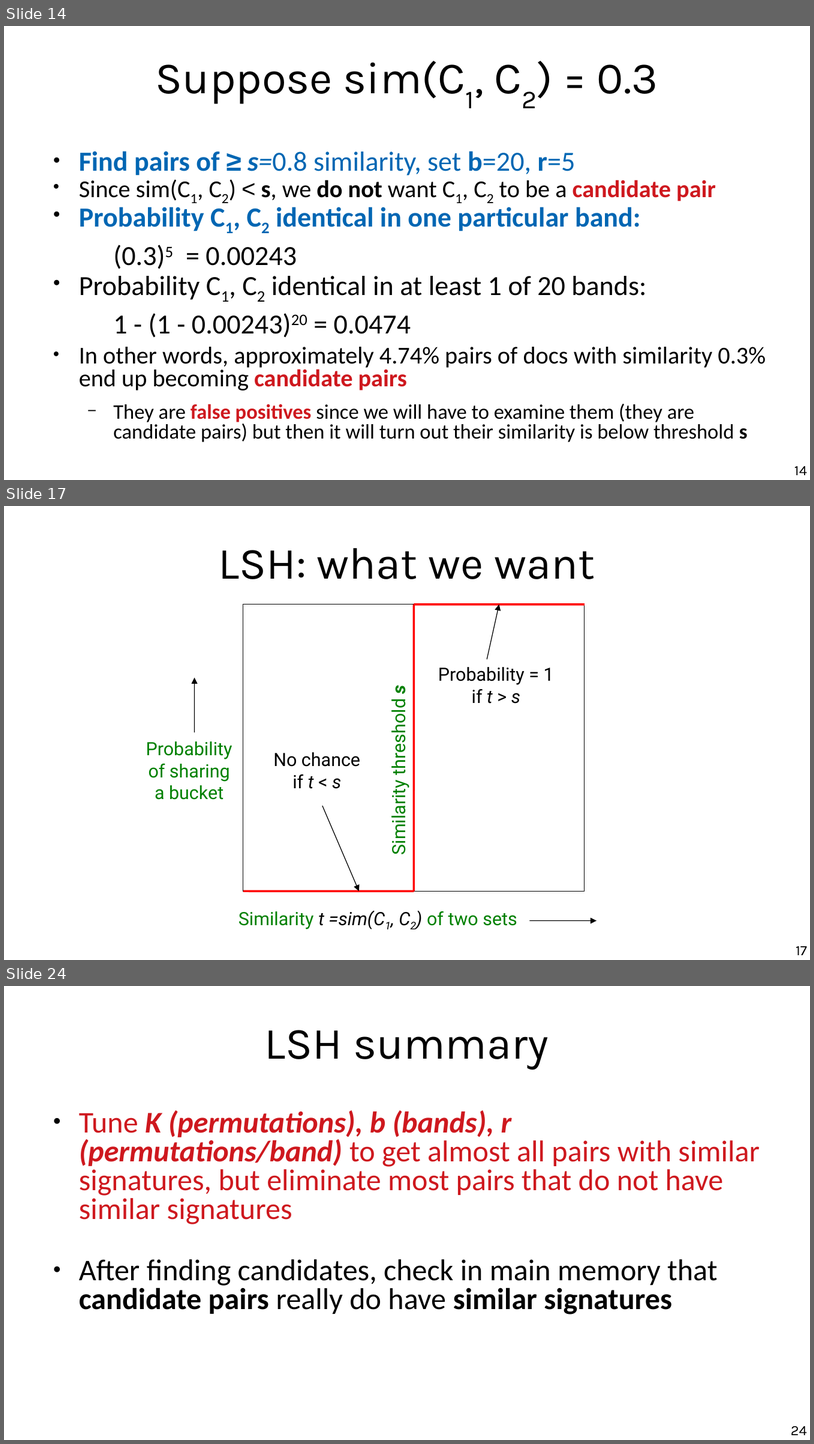
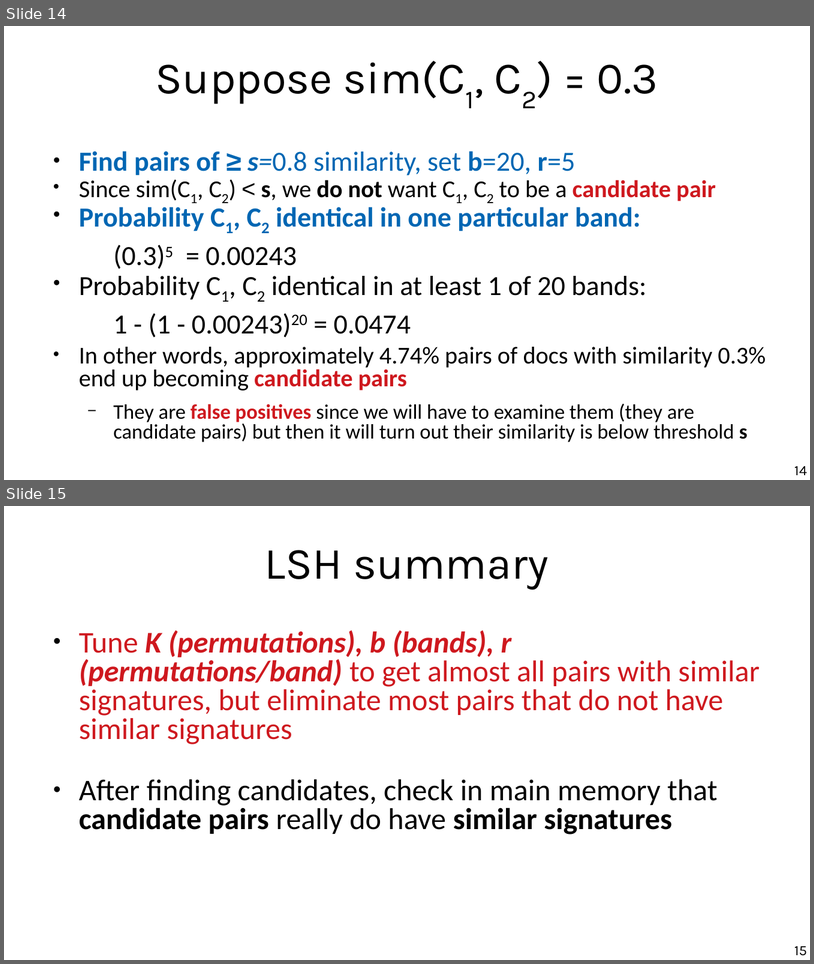
Before and after one commit to chatox/data-mining-course, a slide deck: theory/tt09_locality_sensitive_hashing.odp. Shown one above the other, each under a label of ours: slides 14, 17 and 24 before the commit, slides 14 and 15 after it; the slides between them are not shown. The pictures are 814x1444 and 814x964 pixels, drawn with LibreOffice and Linux fonts; fonts in the diff are those of the drawing. Boxes give left, top, right and bottom in pixels: in the first picture for what was removed or moved away, otherwise in the second. Text is boxed around its words. In the diff, an @@ line names an element or a change of style, - is before the commit and + after.

```diff
--- a/theory/tt09_locality_sensitive_hashing.odp
+++ b/theory/tt09_locality_sensitive_hashing.odp
@@ slide 17 removed at bbox=[4, 506, 810, 960], background #FFFFFF @@
@@ title removed at bbox=[219, 548, 595, 579] @@
-LSH: what we want
@@ rectangle removed at bbox=[243, 604, 585, 891] @@
@@ line removed from (414, 891) to (414, 604) @@
@@ line removed from (414, 604) to (585, 604) @@
@@ arrow removed from (487, 659) to (500, 604) @@
@@ text removed at bbox=[438, 667, 554, 703] @@
-Probability = 1 if t > s
@@ arrow removed from (194, 732) to (195, 677) @@
@@ text removed at bbox=[386, 685, 410, 853] @@
-Similarity threshold s
@@ text removed at bbox=[146, 741, 233, 799] @@
-Probability
-of sharing
-a bucket
@@ text removed at bbox=[273, 752, 360, 789] @@
-No chance
-if t < s
@@ arrow removed from (323, 805) to (359, 891) @@
@@ line removed from (243, 891) to (414, 891) @@
@@ text removed at bbox=[239, 910, 518, 929] @@
-Similarity t =sim(C1, C2) of two sets
@@ arrow removed from (530, 920) to (597, 920) @@
@@ page number removed at bbox=[796, 946, 807, 955] @@
-17
@@ what was slide 24 is now slide 15 @@
@@ page number at bbox=[795, 946, 807, 955]: text changed @@
-24
+15
```
Also in this commit, not shown: 8 other slides removed, 3 other files.
